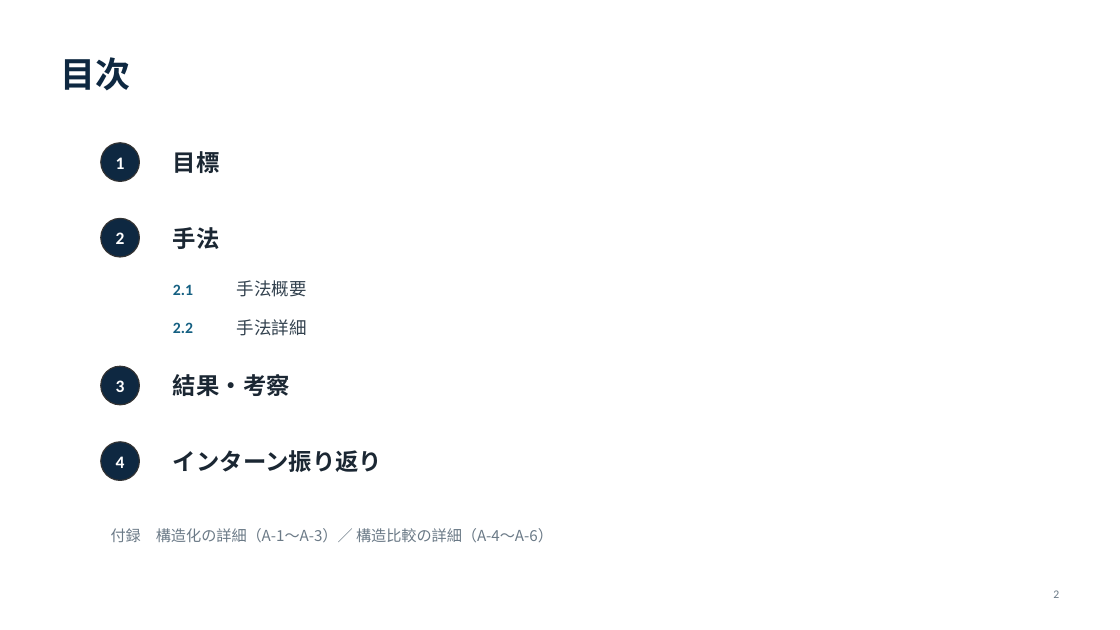
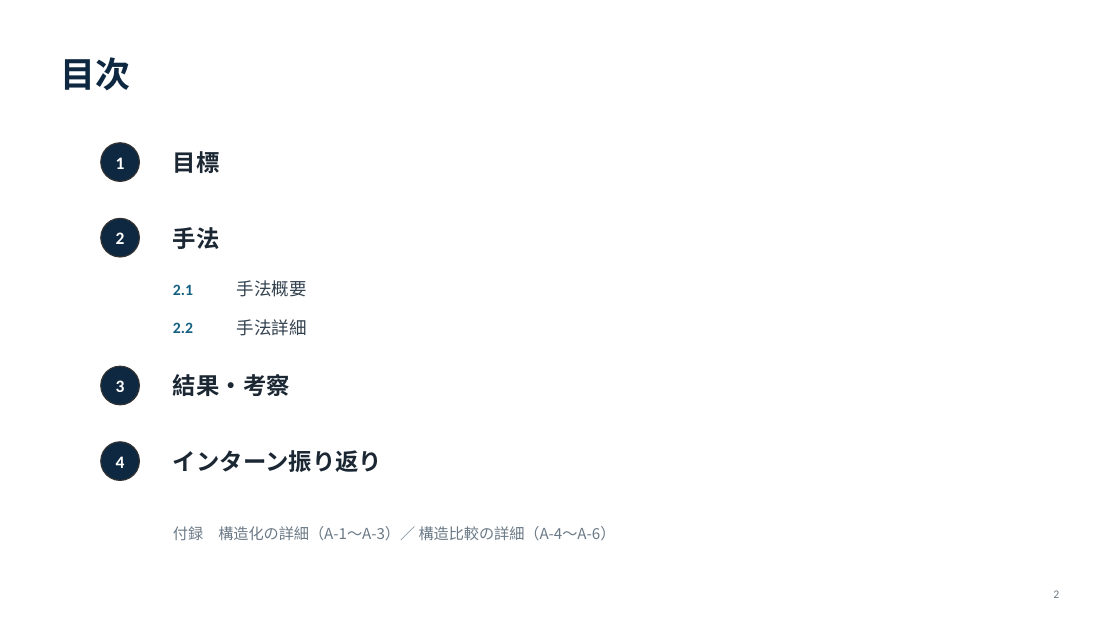
Before and after one commit to fumin0ri/structuring, a slide deck: slide 2 of インターン成果報告.pptx. Drawn at 1120x630 pixels with LibreOffice and Linux fonts; fonts in the diff are those of the drawing. Boxes give left, top, right and bottom in pixels: in the first picture for what was removed or moved away, otherwise in the second. Text is boxed around its words. In the diff, an @@ line names an element or a change of style, - is before the commit and + after.

```diff
--- a/インターン成果報告.pptx
+++ b/インターン成果報告.pptx
@@ text "付録 構造化の詳細（A-1〜A-3）／ 構造比較の詳細（A-4〜A-6）": place and size @@
-text "付録 構造化の詳細（A-1〜A-3）／ 構造比較の詳細（A-4〜A-6）" at box(111, 528, 553, 543)
+text "付録 構造化の詳細（A-1〜A-3）／ 構造比較の詳細（A-4〜A-6）" at box(173, 526, 616, 540)
```
Also in this commit, not shown: 12 other slides changed.
